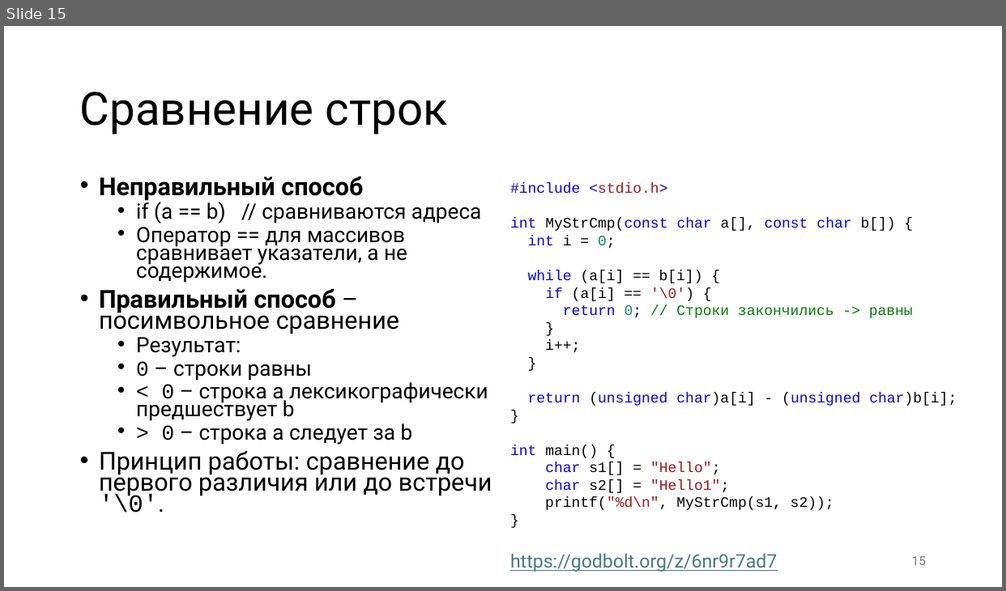
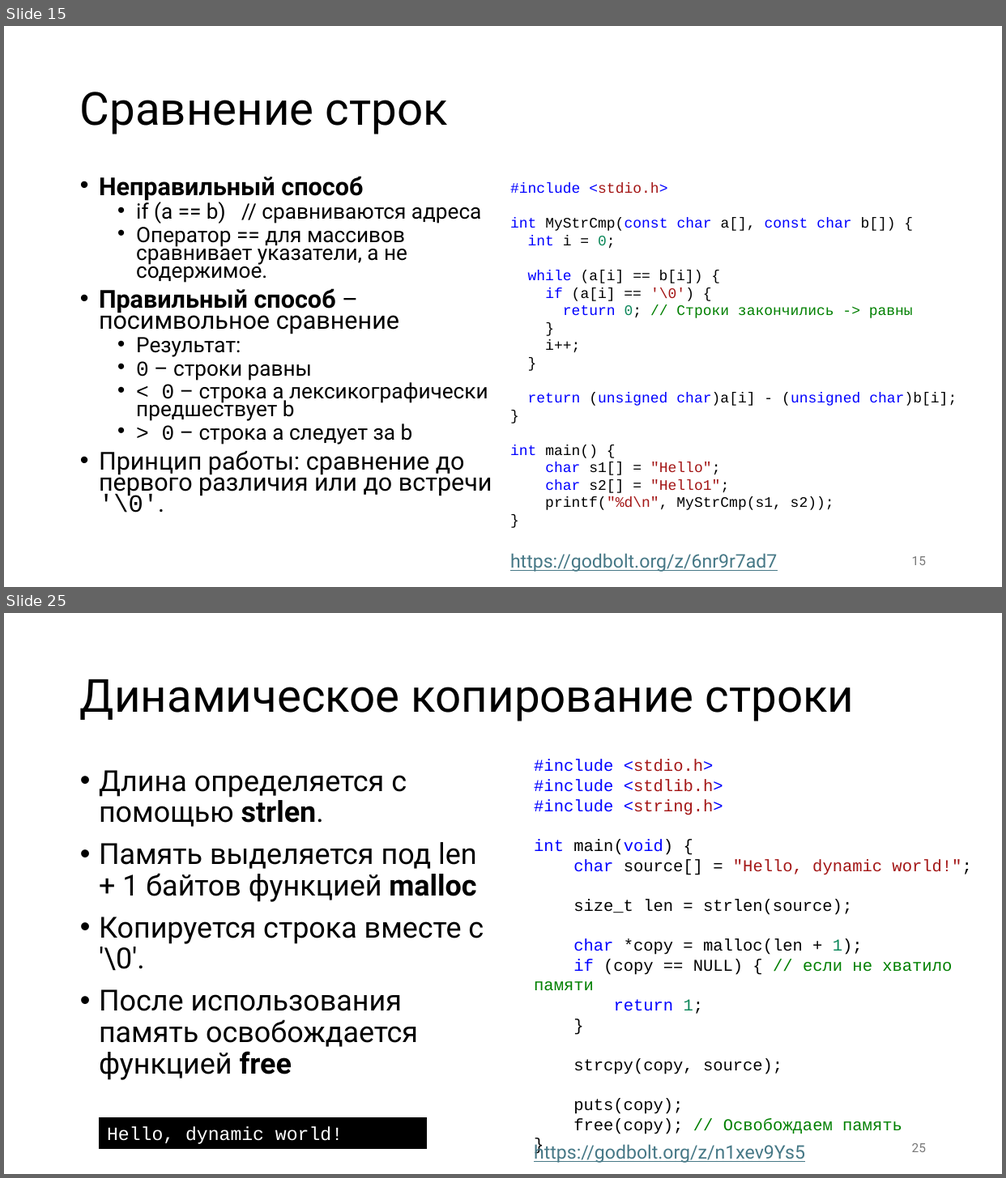
Before and after one commit to alexey-malov/mpp, a slide deck: lectures/03/Strings.pptx. Shown one above the other, each under a label of ours: slide 15 before the commit, slides 15 and 25 after it; the slides between them are not shown. The pictures are 1006x591 and 1006x1178 pixels, drawn with LibreOffice and Linux fonts; fonts in the diff are those of the drawing. Boxes give left, top, right and bottom in pixels: in the first picture for what was removed or moved away, otherwise in the second. Text is boxed around its words. In the diff, an @@ line names an element or a change of style, - is before the commit and + after.

Commit message:
Обновил лекцию про строки

```diff
--- a/lectures/03/Strings.pptx
+++ b/lectures/03/Strings.pptx
@@ slide 25 added at (4, 613, 1002, 1174), background #FFFFFF @@
@@ title added at (80, 679, 854, 722), 44 pt, text #000000 @@
+Динамическое копирование строки
@@ text added at (99, 770, 484, 1080), 28 pt, text #000000 @@
+• Длина определяется с помощью strlen.
+• Память выделяется под len + 1 байтов функцией malloc
+• Копируется строка вместе с '\0'.
+• После использования память освобождается функцией free
@@ text added at (534, 760, 971, 1135), 16 pt, text #000000 @@
+#include <stdio.h>
+#include <stdlib.h>
+#include <string.h>
+int main(void) {
+char source[] = "Hello, dynamic world!";
+size_t len = strlen(source);
+char *copy = malloc(len + 1);
+if (copy == NULL) { // если не хватило памяти
+return 1;
+}
+strcpy(copy, source);
+puts(copy);
+free(copy); // Освобождаем память
+}
@@ rectangle added at (100, 1119, 426, 1149), fill #000000, outline #000000 1.5 pt, 18 pt, text #FFFFFF @@
+Hello, dynamic world!
@@ text added at (534, 1143, 805, 1163), 18 pt, text #467886, underline @@
+https://godbolt.org/z/n1xev9Ys5
@@ page number added at (912, 1144, 926, 1152), 12 pt, text #797979 @@
+25
```
Also in this commit, not shown: 14 other slides added.
